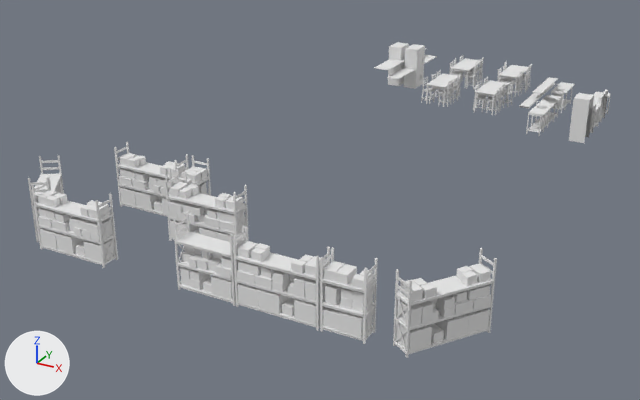
What one commit did to the OBJ model projects/BasicEngine/res/map/Misc_Objects_1.obj.
Camera for both pictures: a camera (50 mm lens) standing at (12.7, -19.5, 11.8) and looking at (-1.7, 6.7, -1.3). Every picture has the same lights, and +X, +Y and +Z are marked at lower left. Where no turn or scale is listed for an object, it has been applied to the vertices. Vertices at the same position are counted once.

Names of what the first picture shows: 'Misc_Objects_1'.
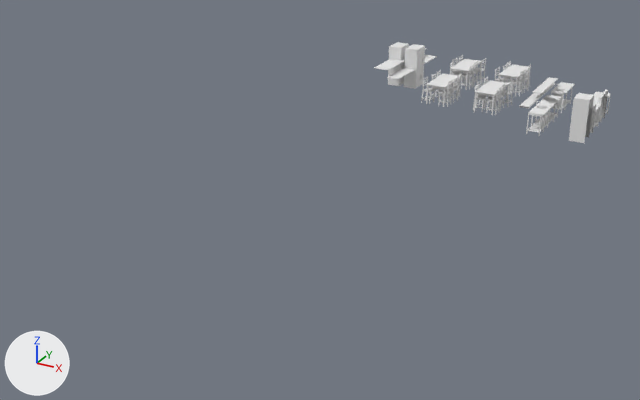
Changed parts and their boxes [x1, y1, x2, y2] in the pictures (640 x 400 px; the box of a moved part takes in the faces that stretch with it):
```json
{"object": "Misc_Objects_1", "change": "reshaped", "before": [28, 42, 611, 358], "after": [374, 42, 611, 143], "on screen": "59% narrower, 68% shorter"}
{"part": 1, "of": "me_misc_objects_1", "change": "deleted", "before": [28, 58, 510, 358]}
{"part": 2, "of": "me_misc_objects_1", "change": "moved or reshaped", "before": [450, 55, 532, 97], "after": [450, 55, 530, 96]}
```

Scene script edits in JSON lines:
```json
{"block": "me_misc_objects_1", "where": "# used by ob_misc_objects_1; location = (0.0, 0.0, 0.0)"}
{"op": "remove", "block": "me_misc_objects_1", "code": "me_misc_objects_1.from_pydata(...)  # 9962 vertices, 12880 faces; spans x -7.3..7.3, y -3.0..20.5, z 0.0..2.1"}
{"op": "add", "block": "me_misc_objects_1", "code": "me_misc_objects_1.from_pydata(...)  # 5150 vertices, 6556 faces; spans x -4.1..6.0, y 13.8..20.5, z 0.0..1.8"}
{"block": "me_misc_objects_1", "change": "me_misc_objects_1 part 1: 477 loose pieces with 5084 vertices, spanning x -7.3..7.3, y -3.0..20.5, z 0.0..2.1, are deleted"}
{"block": "me_misc_objects_1", "change": "me_misc_objects_1 part 2: 60 vertices moved within x -1.5..2.0, y 18.6..20.5, z 0.0..1.1; 644 vertices removed from x -1.6..2.1, y 18.5..20.5, z 0.0..1.1; 916 vertices added at x -1.6..2.1, y 18.5..20.5, z 0.0..1.1"}
```
